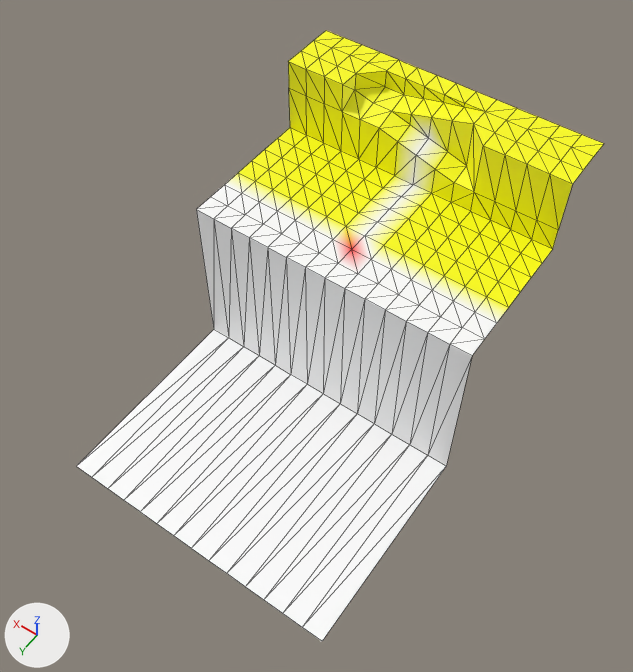
Before and after pictures for a commit that changed the glTF model Models/level-8.glb.
One viewpoint serves both versions: a 50 mm camera at (-48.8, 77.4, 95.8) aimed at (-0.5, 9.8, -10.5). The lights are fixed; the arrows at lower left show +X, +Y and +Z. The picture after the commit comes second. Mesh edges are drawn as thin lines. Vertices at exactly the same position are counted once.

Objects in the first picture: 'level-8'.
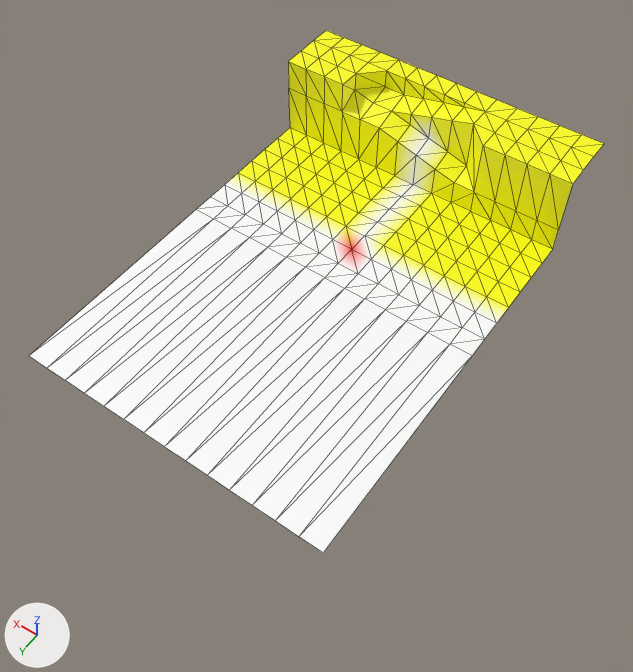
Commit message: working on level 8

What changed in the scene script:
```text
Change me_level_8:
    used by ob_level_8; location = (0.0, 0.0, 0.0)
    remove me_level_8.from_pydata(...)  # 229 vertices, 400 faces; spans x -24.5..24.5, y -28.0..42.0, z -30.0..13.0
    add me_level_8.from_pydata(...)  # 214 vertices, 372 faces; spans x -24.5..24.5, y -28.0..42.0, z 0.0..13.0
    me_level_8 part 1
    30 vertices are removed from x -24.5..24.5, y 7.0..42.0, z -30.0
    56 faces are deleted
    15 new vertices lie (0.0, 35.0, 0.0) away from vertices in x -24.5..24.5, y 7.0, z 0.0
    28 new faces join them
```

Where the change shows, as pixel boxes (x1, y1, x2, y2) in the pictures (633 x 672 px):
'level-8', reshaped (9% wider, 14% shorter): before (77, 30, 604, 641); after (29, 30, 604, 553)
part 1 of me_level_8, built on: before (77, 210, 472, 641); after (29, 210, 472, 553)
